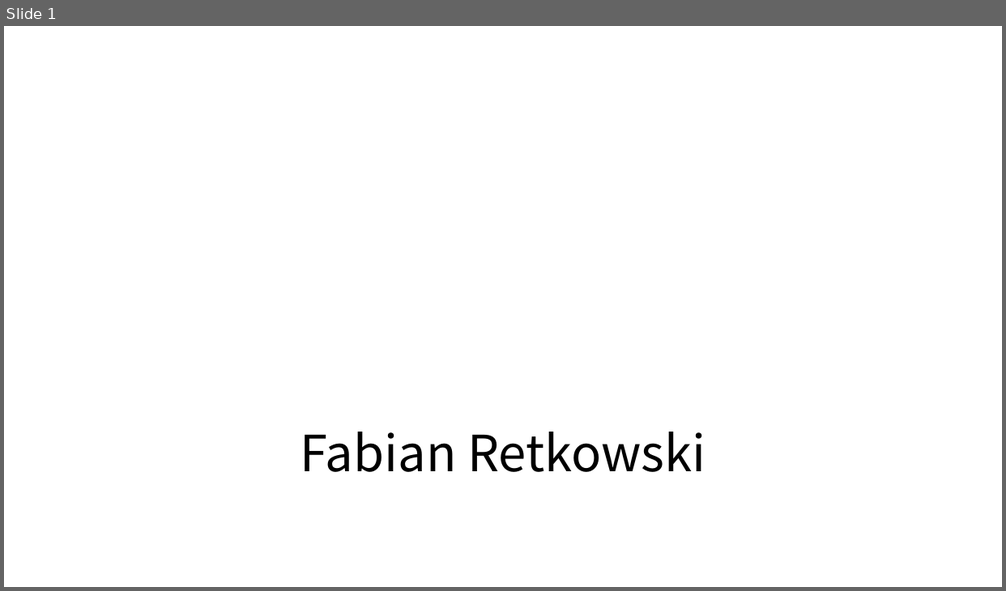
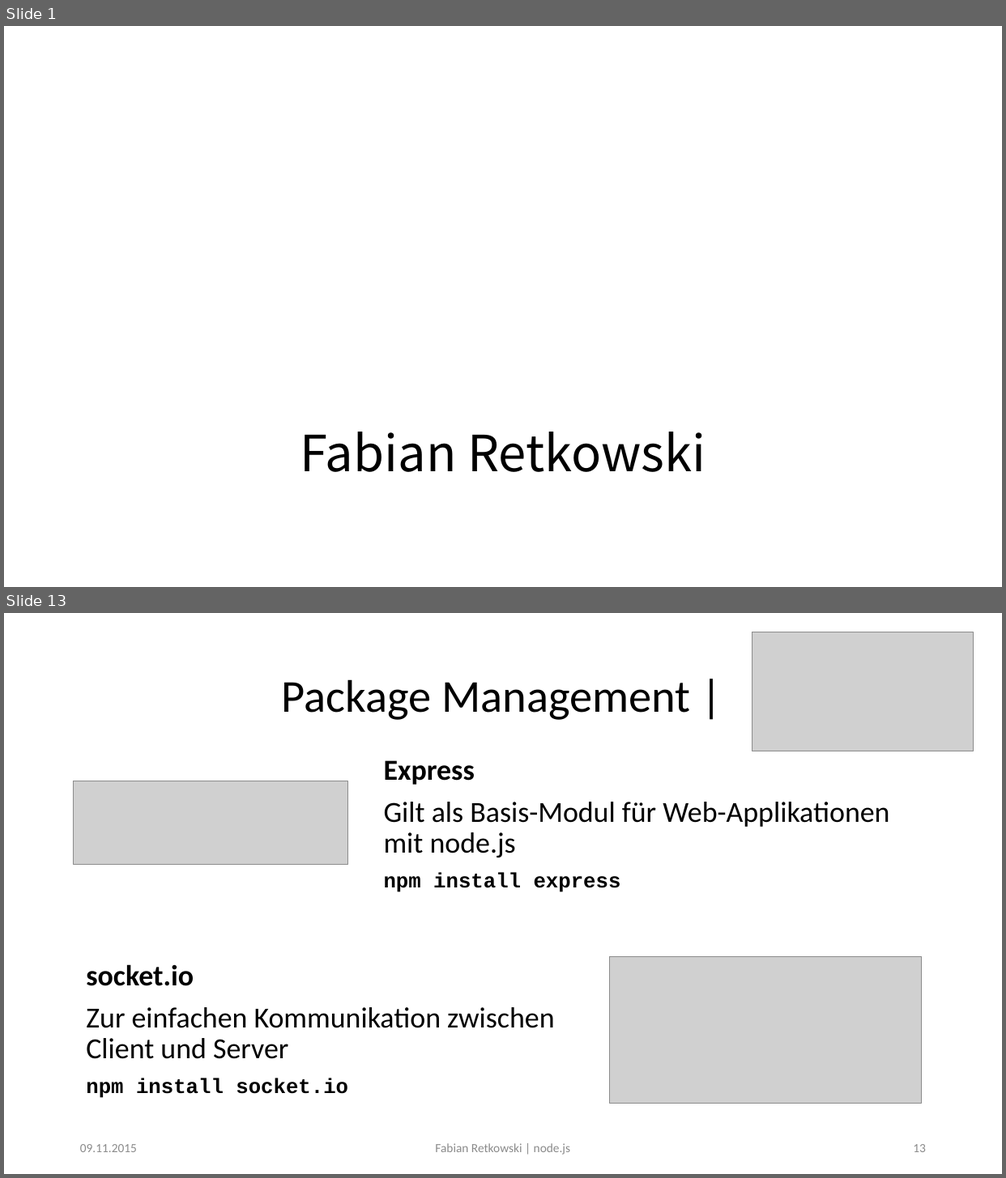
Before and after one commit to ScientiaEtVeritas/node-eportfolio, a slide deck: nodejs.pptx. Shown one above the other, each under a label of ours: slide 1 before the commit, slides 1 and 13 after it; the slides between them are not shown. The pictures are 1006x591 and 1006x1178 pixels, drawn with LibreOffice and Linux fonts; fonts in the diff are those of the drawing; grey boxes stand for pictures; background and template pictures are left out. Boxes give left, top, right and bottom in pixels: in the first picture for what was removed or moved away, otherwise in the second. Text is boxed around its words. In the diff, an @@ line names an element or a change of style, - is before the commit and + after.

Commit message:
updated slides

```diff
--- a/nodejs.pptx
+++ b/nodejs.pptx
@@ slide 13 added at (4, 613, 1002, 1174), background #FFFFFF @@
@@ picture added at (752, 632, 974, 752) @@
@@ title added at (282, 679, 690, 720), 44 pt, text #000000 @@
+Package Management |
@@ picture added at (74, 781, 347, 865) @@
@@ text added at (384, 760, 889, 892), 28 pt, text #000000 @@
+Express
+Gilt als Basis-Modul für Web-Applikationen mit node.js
+npm install express
@@ text added at (86, 965, 554, 1098), 28 pt, text #000000 @@
+socket.io
+Zur einfachen Kommunikation zwischen Client und Server
+npm install socket.io
@@ picture added at (610, 957, 921, 1103) @@
@@ text added at (80, 1144, 137, 1152), 12 pt, text #8C8C8C @@
+09.11.2015
@@ text added at (435, 1144, 570, 1155), 12 pt, text #8C8C8C @@
+Fabian Retkowski | node.js
@@ page number added at (913, 1144, 926, 1152), 12 pt, text #8C8C8C @@
+13
```
Also in this commit, not shown: 12 slides changed, 1 other slide added.
